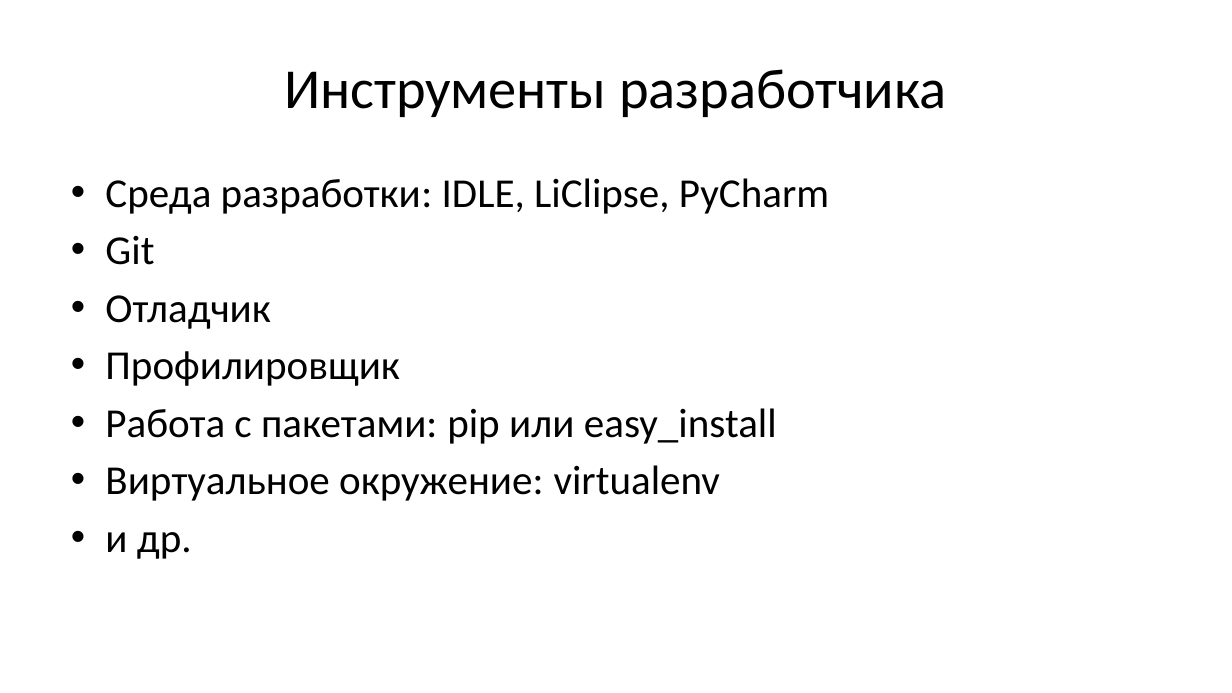
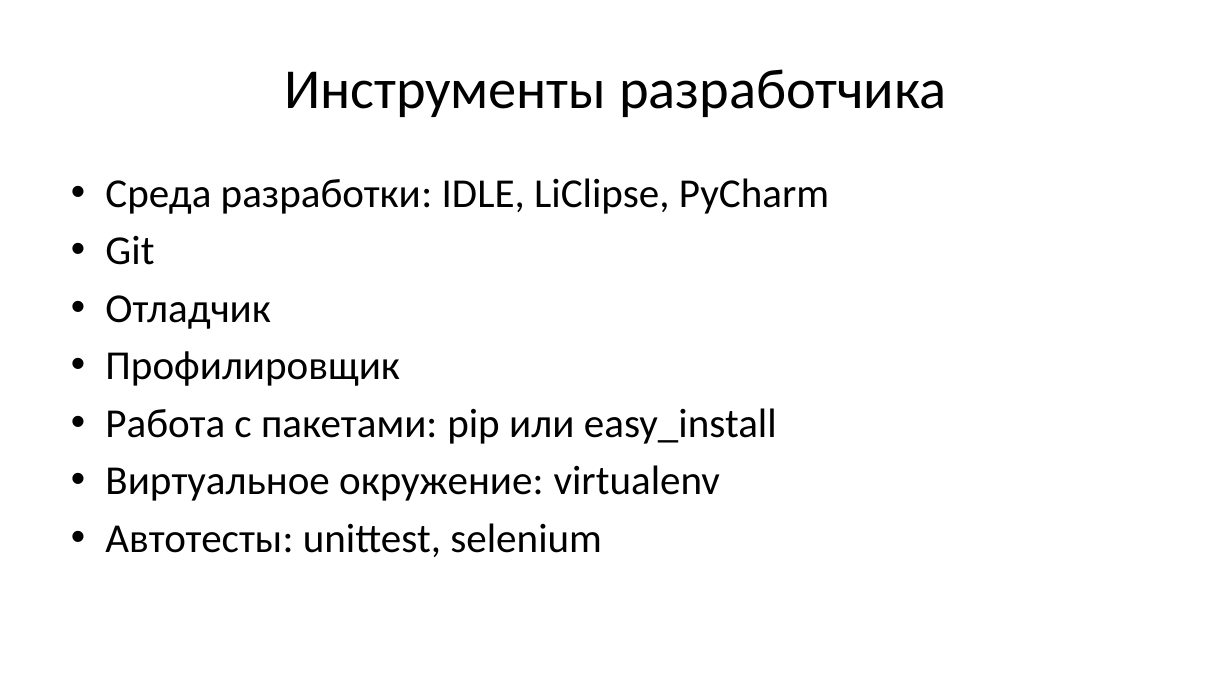
Before and after one commit to maxchv/LearnPython, a slide deck: slide 14 of webminar.pptx. Drawn at 1232x693 pixels with LibreOffice and Linux fonts; fonts in the diff are those of the drawing. Boxes give left, top, right and bottom in pixels: in the first picture for what was removed or moved away, otherwise in the second. Text is boxed around its words. In the diff, an @@ line names an element or a change of style, - is before the commit and + after.

```diff
--- a/webminar.pptx
+++ b/webminar.pptx
@@ text at box(105, 523, 602, 557): text changed @@
-• и др.
+• Автотесты: unittest, selenium
```
Also in this commit, not shown: 8 other slides changed, 5 slides added, 1 slide removed.
